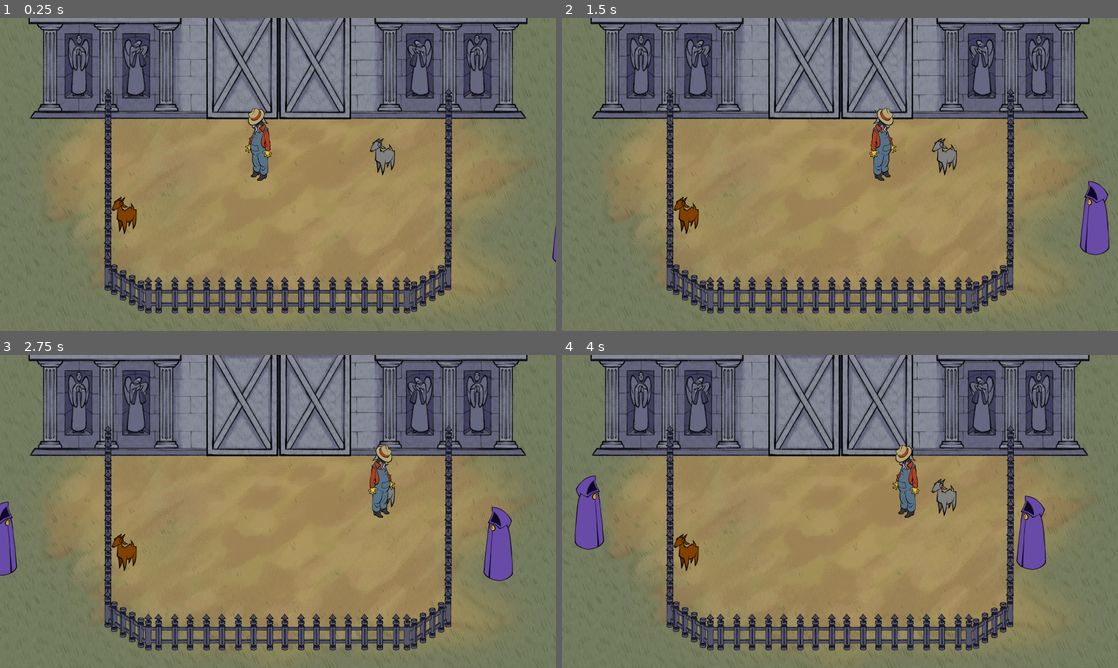
Above: before the commit, frames 1-4 (two rows, left to right).
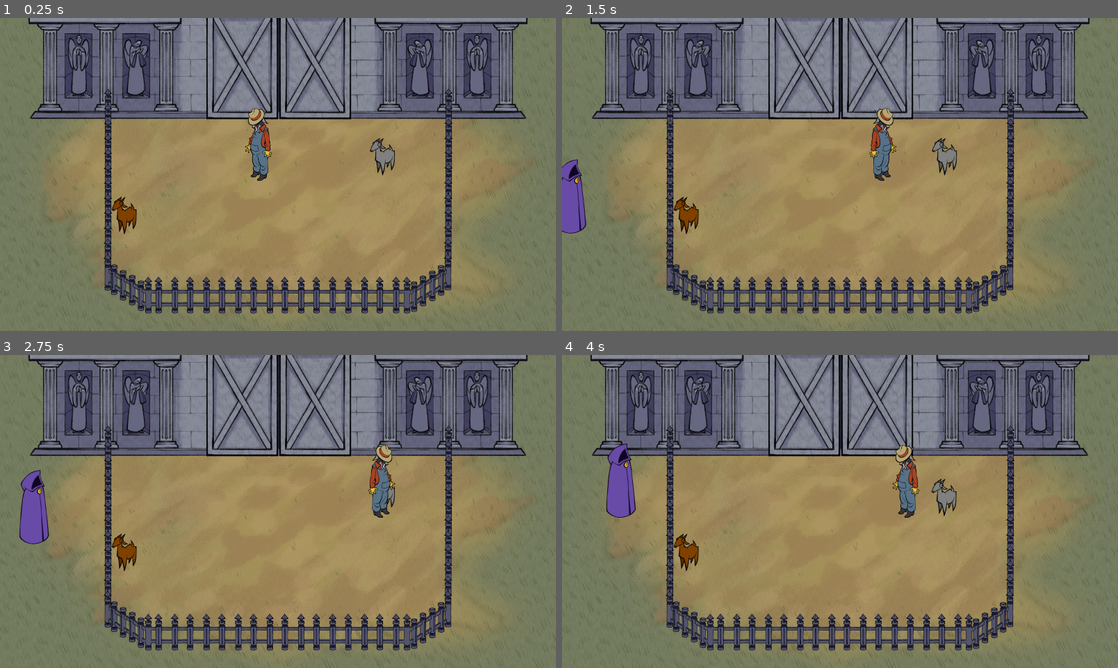
Above: after the commit, the same moments.

Repository: jadicodes/goat-game
Game: Godot game, scene res://farm/farm.tscn
The game is run twice, just before and just after one commit, with the same random seed, the same clock (stepped at 60 frames per second) and the same inputs.
Inputs (mouse positions are in pixels of both pictures, inside the frame that each line leads up to):
- Up to frame 1 (0.25 s): no input
- Up to frame 2 (1.5 s): tap Enter at 0.5 s; move the mouse to (962, 158) at 0.52 s; hold D (move_right) 0.53-1.25 s; hold E (interact) 0.53-1.25 s; click (962, 158) at 0.67 s; drag from (728, 190) to (840, 80) at 1.27 s
- Up to frame 3 (2.75 s): move the mouse to (333, 442) at 2.02 s; hold D (move_right) from 2.03 s (still down); tap Alt at 2.1 s
- Up to frame 4 (4 s): release D (move_right) at 2.75 s; drag from (812, 574) to (684, 561) at 2.77 s; move the mouse to (1006, 558) at 3.52 s; hold A (move_left) from 3.53 s (still down); hold E (interact) from 3.53 s (still down)

The runs differ from the first frame. In frame 1, less than 0.1% of the frame differs, in the area x 99-100%, y 66-78%; in frame 2, 1.8%; in frame 3, 2.6%; in frame 4, 3.0%, in the area x 2-88%, y 28-69%.

Commit message:
Spawn in shoppers ever 35 seconds

Diff:
--- /dev/null
+++ b/project/farm/farm.gd
@@ -0,0 +1,17 @@
+extends Node2D
+
+@export var shopper_scene: PackedScene
+
+
+func _create_shopper():
+	var shopper = shopper_scene.instantiate()
+	var shopper_spawn_location = %ShopperSpawnLocation
+	shopper_spawn_location.progress_ratio = randf()
+
+	shopper.global_position = shopper_spawn_location.global_position
+	get_tree().get_root().add_child(shopper)
+	print("shopper created")
+
+
+func _on_timer_timeout() -> void:
+	_create_shopper()
--- a/project/farm/farm.tscn
+++ b/project/farm/farm.tscn
@@ -1,14 +1,23 @@
-[gd_scene load_steps=7 format=3 uid="uid://botoiyyc2kyur"]
+[gd_scene load_steps=9 format=3 uid="uid://botoiyyc2kyur"]
 
 [ext_resource type="Texture2D" uid="uid://dedngjr1lli1" path="res://farm/field.png" id="1_a1lvl"]
 [ext_resource type="PackedScene" uid="uid://cqdu4npym77hm" path="res://farmer/farmer.tscn" id="1_at1a1"]
+[ext_resource type="Script" uid="uid://cyylvbjdeiv8e" path="res://farm/farm.gd" id="1_qys1r"]
 [ext_resource type="PackedScene" uid="uid://mcq4epvbauin" path="res://barn/barn.tscn" id="1_ukrf4"]
 [ext_resource type="PackedScene" uid="uid://cquhif3oogil8" path="res://goat/goat.tscn" id="2_qnc1y"]
 [ext_resource type="PackedScene" uid="uid://dircmh8bpxfv7" path="res://shopper/shopper.tscn" id="4_72csm"]
 [ext_resource type="PackedScene" uid="uid://dey06x3nhwoiq" path="res://farm/fence.tscn" id="6_mjpad"]
 
+[sub_resource type="Curve2D" id="Curve2D_mjpad"]
+_data = {
+"points": PackedVector2Array(0, 0, 0, 0, -47, 386, 0, 0, 0, 0, -53, 1109, 0, 0, 0, 0, 1939, 1105, 0, 0, 0, 0, 1941, 373)
+}
+point_count = 4
+
 [node name="Farm" type="Node2D"]
 y_sort_enabled = true
+script = ExtResource("1_qys1r")
+shopper_scene = ExtResource("4_72csm")
 
 [node name="CanvasLayer" type="CanvasLayer" parent="."]
 layer = -1
@@ -43,10 +52,19 @@
 
 [node name="Fence" parent="." instance=ExtResource("6_mjpad")]
 
+[node name="ShopperPath" type="Path2D" parent="."]
+curve = SubResource("Curve2D_mjpad")
+
+[node name="ShopperSpawnLocation" type="PathFollow2D" parent="ShopperPath"]
+unique_name_in_owner = true
+position = Vector2(-47, 386)
+rotation = 1.57909
+
+[node name="Timer" type="Timer" parent="."]
+wait_time = 35.0
+autostart = true
+
 [node name="Shopper" parent="." instance=ExtResource("4_72csm")]
-y_sort_enabled = true
-position = Vector2(1982, 736)
+position = Vector2(-70, 725)
 
-[node name="Shopper2" parent="." instance=ExtResource("4_72csm")]
-y_sort_enabled = true
-position = Vector2(-182, 832)
+[connection signal="timeout" from="Timer" to="." method="_on_timer_timeout"]
--- a/project/farm/fence.tscn
+++ b/project/farm/fence.tscn
@@ -9,10 +9,10 @@
 size = Vector2(12.25, 654)
 
 [sub_resource type="RectangleShape2D" id="RectangleShape2D_dg0hf"]
-size = Vector2(1179, 28)
+size = Vector2(926, 28)
 
 [sub_resource type="RectangleShape2D" id="RectangleShape2D_dhmkf"]
-size = Vector2(154.671, 20)
+size = Vector2(138.268, 20)
 
 [node name="Fence" type="StaticBody2D"]
 y_sort_enabled = true
@@ -73,9 +73,9 @@
 offset = Vector2(901, -64)
 
 [node name="FenceDiagonal2" type="Sprite2D" parent="."]
-position = Vector2(170, 1007)
+position = Vector2(1431, 1009)
 texture = ExtResource("2_83sj1")
-offset = Vector2(1277, -55)
+offset = Vector2(16, -57)
 
 [node name="FenceDiagonal4" type="Sprite2D" parent="."]
 position = Vector2(233, 970)
@@ -147,7 +147,7 @@
 shape = SubResource("RectangleShape2D_cxgpr")
 
 [node name="CollisionShape2D3" type="CollisionShape2D" parent="."]
-position = Vector2(958.5, 1006)
+position = Vector2(958, 1006)
 shape = SubResource("RectangleShape2D_dg0hf")
 
 [node name="CollisionShape2D5" type="CollisionShape2D" parent="."]
@@ -156,7 +156,7 @@
 shape = SubResource("RectangleShape2D_dhmkf")
 
 [node name="CollisionShape2D6" type="CollisionShape2D" parent="."]
-position = Vector2(1477, 970)
+position = Vector2(1483.98, 965.69)
 rotation = -0.553269
 shape = SubResource("RectangleShape2D_dhmkf")
 
--- a/project/shopper/shopper.tscn
+++ b/project/shopper/shopper.tscn
@@ -14,7 +14,7 @@
 [ext_resource type="Script" uid="uid://b7q5g2qn104n3" path="res://shopper/speech_bubble.gd" id="12_avbde"]
 
 [sub_resource type="CircleShape2D" id="CircleShape2D_jyoi8"]
-radius = 65.0308
+radius = 59.0085
 
 [sub_resource type="StyleBoxFlat" id="StyleBoxFlat_ldiyr"]
 bg_color = Color(1, 1, 1, 1)
@@ -24,11 +24,15 @@
 corner_radius_bottom_left = 8
 
 [node name="Shopper" type="CharacterBody2D"]
+y_sort_enabled = true
 collision_layer = 4
+collision_mask = 5
 script = ExtResource("1_jyoi8")
 
 [node name="DirectionalSprite2D" type="Sprite2D" parent="."]
+position = Vector2(-1, 126)
 texture = ExtResource("2_ldiyr")
+offset = Vector2(1, -126)
 flip_h = true
 script = ExtResource("11_gm5io")
 _sprite_front = ExtResource("2_ldiyr")
@@ -38,6 +42,7 @@
 metadata/_custom_type_script = "uid://d20spc7xxot7"
 
 [node name="CollisionShape2D" type="CollisionShape2D" parent="."]
+position = Vector2(0, 73)
 shape = SubResource("CircleShape2D_jyoi8")
 
 [node name="StateMachine" type="Node" parent="."]
--- a/project/shopper/state_machine/shopper_enter_state.gd
+++ b/project/shopper/state_machine/shopper_enter_state.gd
@@ -1,11 +1,17 @@
 class_name ShopperEnterState
 extends ShopperState
 
+
+var _order_point: Vector2
 
 func enter(_previous_state_path: String, _data := {}) -> void:
 	shopper.velocity = (
 		((get_viewport().size / 2.0) - shopper.global_position).normalized() * shopper.speed
 	)
+	print("shopper position: ", shopper.global_position)
+	print(shopper.velocity)
+	print(get_viewport().size)
+	print("viewport: " + str(get_viewport().size / 2.0))
 
 	await get_tree().create_timer(5).timeout
 
Not shown, added: project/farm/farm.gd.uid
